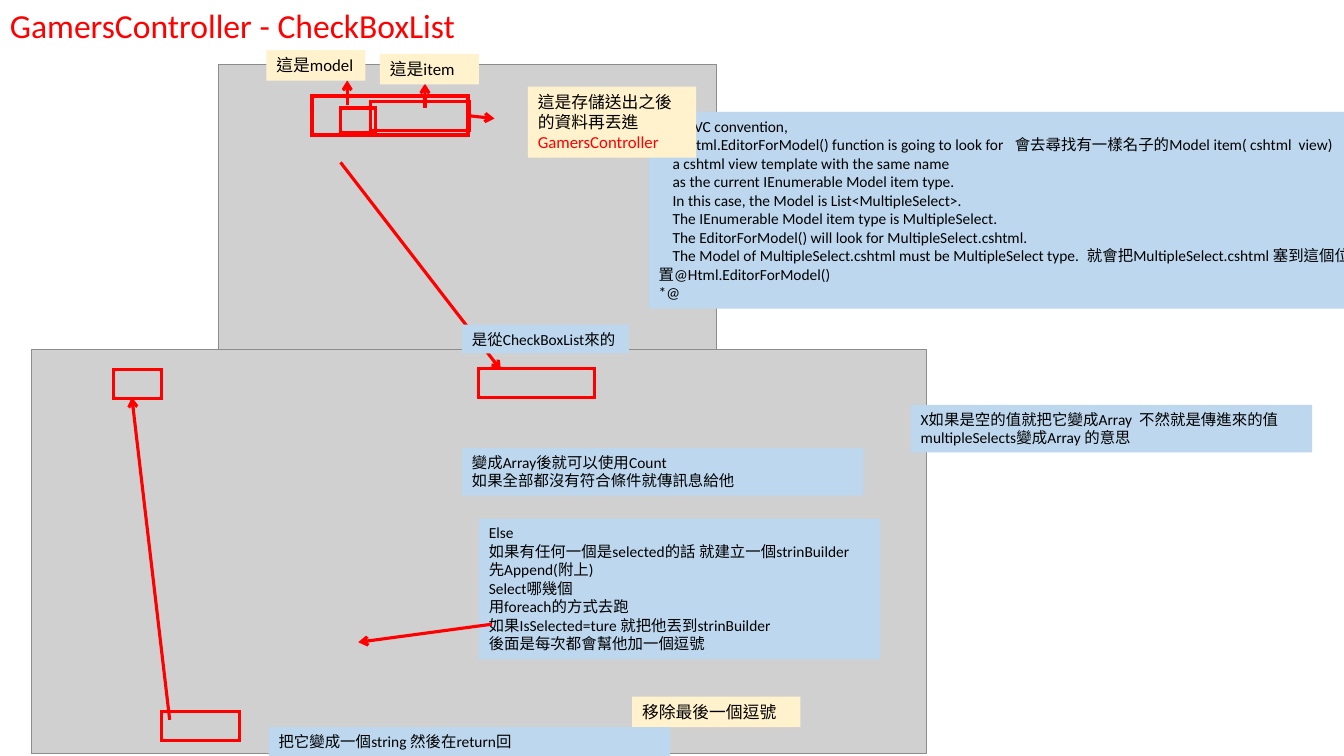
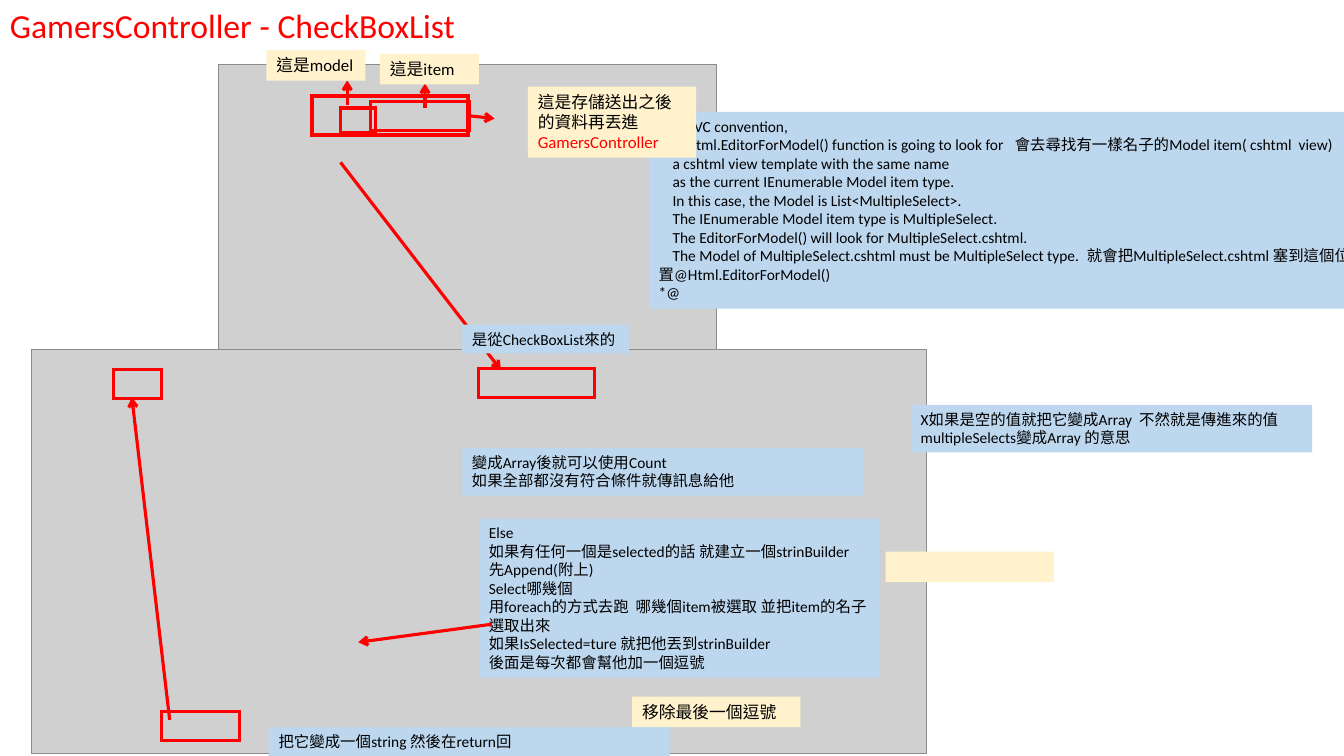
Before and after one commit to f85084/MVC, a slide deck: slide 42 of 筆記.pptx. Drawn at 1344x756 pixels with LibreOffice and Linux fonts; fonts in the diff are those of the drawing; grey boxes stand for pictures. Boxes give left, top, right and bottom in pixels: in the first picture for what was removed or moved away, otherwise in the second. Text is boxed around its words. In the diff, an @@ line names an element or a change of style, - is before the commit and + after.

Commit message:
整理

```diff
--- a/筆記.pptx
+++ b/筆記.pptx
@@ rectangle "Else 如果有任何一個是selected的話 就建立一個strinBuilder 先Append(附上) Select ...": place and size @@
-rectangle "Else 如果有任何一個是selected的話 就建立一個strinBuilder 先Append(附上) Select ..." at [479, 519, 880, 660]
+rectangle "Else 如果有任何一個是selected的話 就建立一個strinBuilder 先Append(附上) Select ..." at [479, 519, 880, 679]
@@ text in rectangle at [489, 527, 867, 670]: text changed @@
-Else
-如果有任何一個是selected的話 就建立一個strinBuilder
-先Append(附上)
-Select哪幾個
-用foreach的方式去跑
-如果IsSelected=ture 就把他丟到strinBuilder
-後面是每次都會幫他加一個逗號
+Else
+如果有任何一個是selected的話 就建立一個strinBuilder
+先Append(附上)
+Select哪幾個
+用foreach的方式去跑 哪幾個item被選取 並把item的名子選取出來
+如果IsSelected=ture 就把他丟到strinBuilder
+後面是每次都會幫他加一個逗號
@@ rectangle added at [886, 552, 1055, 582], fill #FFF2CC @@
```
